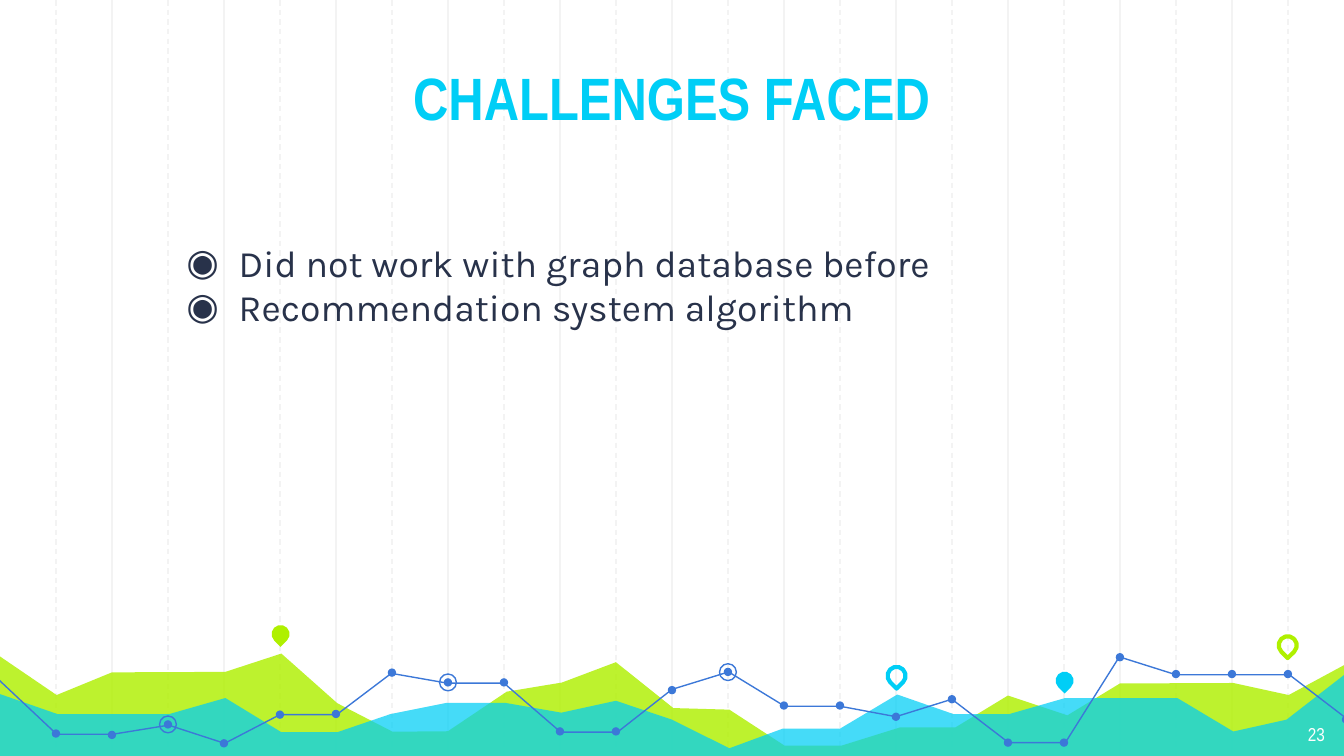
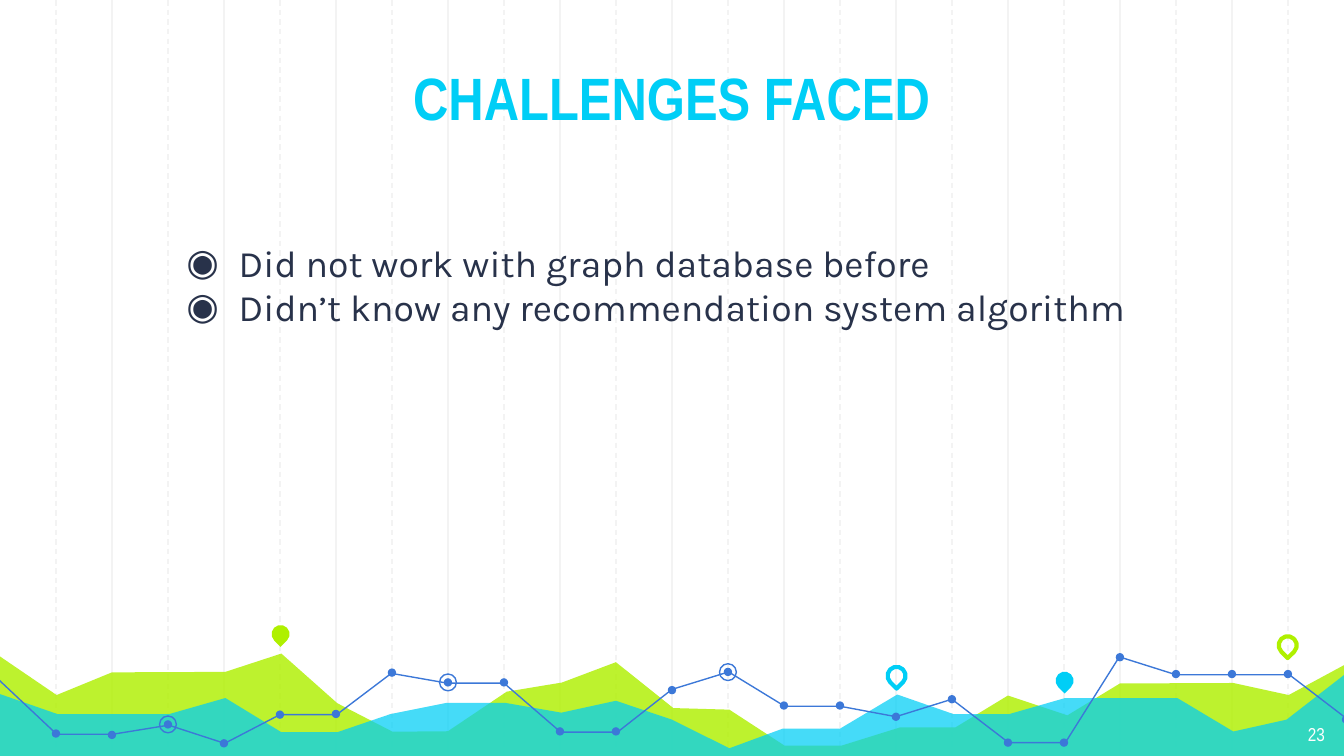
Before and after one commit to Andyayk/app, a slide deck: slide 23 of Graph Based Search.pptx. Drawn at 1344x756 pixels with LibreOffice and Linux fonts; fonts in the diff are those of the drawing. Boxes give left, top, right and bottom in pixels: in the first picture for what was removed or moved away, otherwise in the second. Text is boxed around its words. In the diff, an @@ line names an element or a change of style, - is before the commit and + after.

```diff
--- a/Graph Based Search.pptx
+++ b/Graph Based Search.pptx
@@ text at [239, 295, 1125, 330]: text changed @@
-◉ Recommendation system algorithm
+◉ Didn’t know any recommendation system algorithm
```
Also in this commit, not shown: 7 other slides changed.
